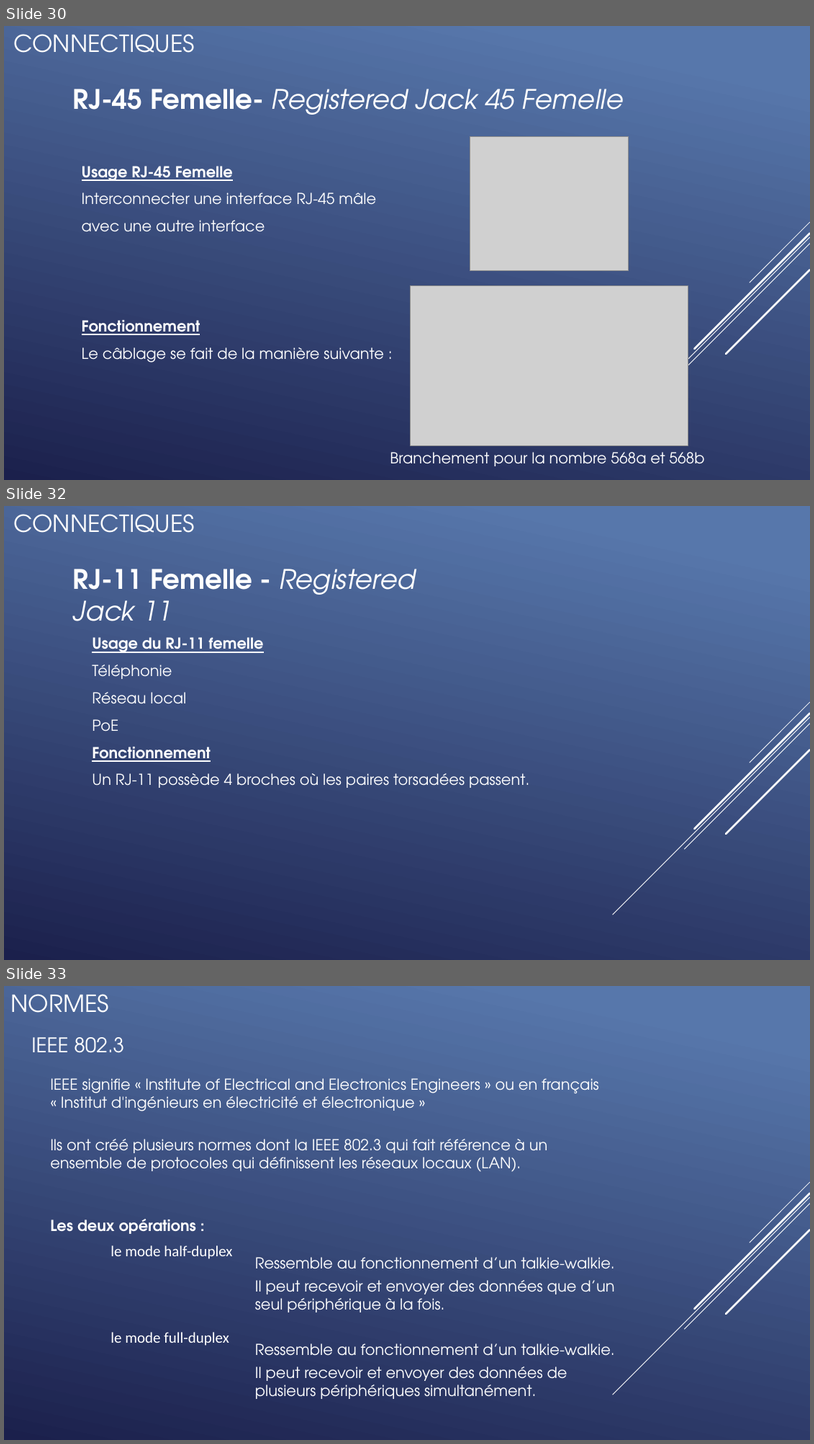
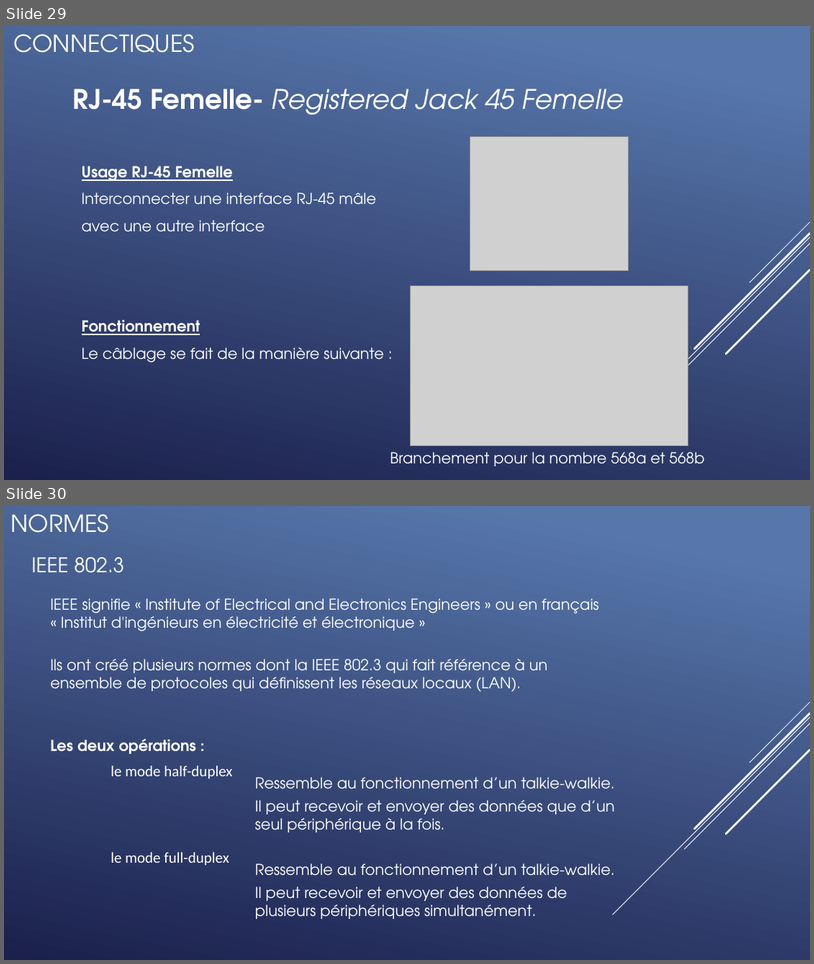
Before and after one commit to QuentinKrg/M214-Ethernet, a slide deck: Module 214 - Fabrication_Ethernet.pptx. Shown one above the other, each under a label of ours: slides 30, 32 and 33 before the commit, slides 29 and 30 after it; the slides between them are not shown. The pictures are 814x1444 and 814x964 pixels, drawn with LibreOffice and Linux fonts; fonts in the diff are those of the drawing; grey boxes stand for pictures. Boxes give left, top, right and bottom in pixels: in the first picture for what was removed or moved away, otherwise in the second. Text is boxed around its words. In the diff, an @@ line names an element or a change of style, - is before the commit and + after.

```diff
--- a/Module 214 - Fabrication_Ethernet.pptx
+++ b/Module 214 - Fabrication_Ethernet.pptx
@@ slide 32 removed at <box>4,506,810,960</box>, background gradient #5877AB to #1C204D; not listed: 5 template elements that a slide beside it also shows @@
@@ title removed at <box>14,514,195,533</box> @@
-CONNECTIQUES
@@ text removed at <box>73,569,415,621</box> @@
-RJ-11 Femelle - Registered Jack 11
@@ text removed at <box>92,637,530,788</box> @@
-Usage du RJ-11 femelle
-Téléphonie
-Réseau local
-PoE
-Fonctionnement
-Un RJ-11 possède 4 broches où les paires torsadées passent.
@@ what was slide 30 is now slide 29 @@
@@ what was slide 33 is now slide 30 @@
```
Also in this commit, not shown: 3 slides changed, 2 slides added, 4 other slides removed.
